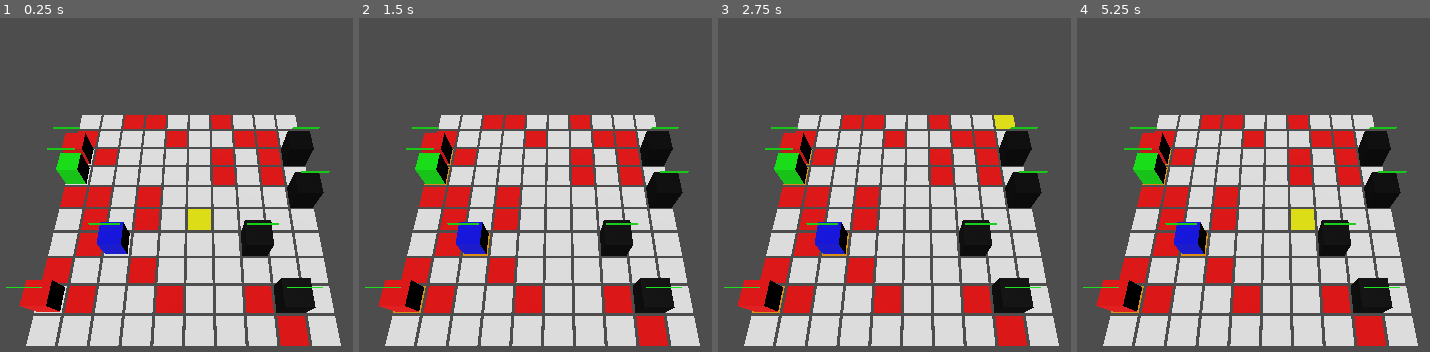
Above: before the commit, frames 1-4 (left to right).
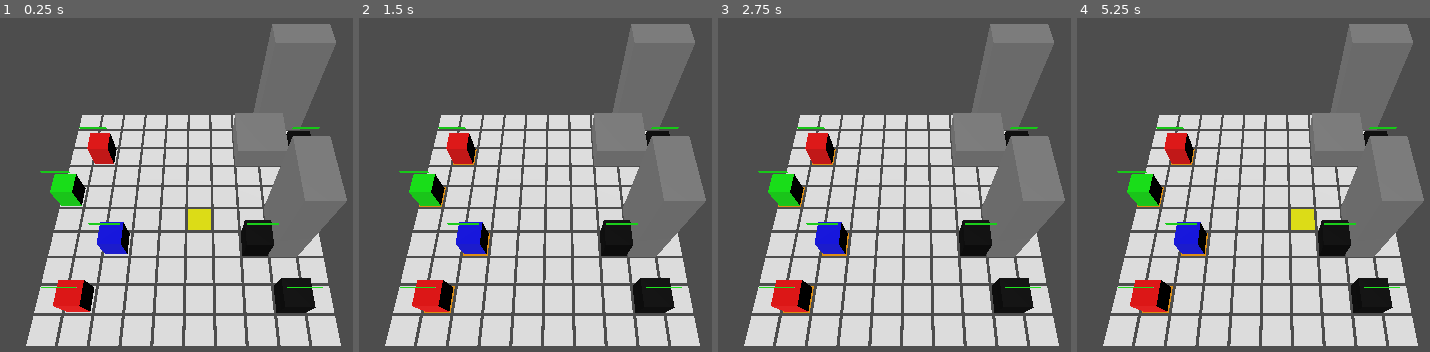
Above: after the commit, the same moments.

Repository: JGilheany/AngelTactics
Game: Godot game, scene res://scenes/main/main.tscn
Two runs of this game, one before a commit and one after it. Both use one fixed random seed, a clock stepped at 60 frames per second and the inputs below.
Inputs (mouse positions are in pixels of both pictures, inside the frame that each line leads up to):
- Up to frame 1 (0.25 s): no input
- Up to frame 2 (1.5 s): tap Enter at 0.5 s; move the mouse to (outside the picture) at 0.52 s; click (outside the picture) at 0.67 s; tap Space at 0.77, 1.25 s; move the mouse to (397, 241) at 1.27 s; click (397, 241) at 1.42 s
- Up to frame 3 (2.75 s): tap Space at 1.52 s; tap Enter at 2 s; move the mouse to (996, 121) at 2.02 s; click (996, 121) at 2.17 s
- Up to frame 4 (5.25 s): tap Space at 2.75, 3.02, 3.77, 4.25, 4.52 s; move the mouse to (1235, 308) at 2.77 s; click (1235, 308) at 2.92 s; tap Enter at 3.5 s; move the mouse to (outside the picture) at 3.52 s; click (outside the picture) at 3.67 s; move the mouse to (outside the picture) at 4.27 s; click (outside the picture) at 4.42 s; move the mouse to (1317, 218) at 5.02 s; click (1317, 218) at 5.17 s

The runs differ from the first frame. In frame 1, 24% of the frame differs, in the area x 1-99%, y 1-99%; in frame 2, 24%; in frame 3, 24%; in frame 4, 24%.

Commit message:
Added buildings + marked building tiles as impassable, removed placeholder red impassable tiles

Diff:
--- /dev/null
+++ b/scenes/maps/building.tscn
@@ -0,0 +1,32 @@
+[gd_scene load_steps=5 format=3 uid="uid://b1yvi5mum2rog"]
+
+[sub_resource type="GDScript" id="GDScript_wdfdf"]
+
+[sub_resource type="BoxMesh" id="BoxMesh_qgilm"]
+size = Vector3(0.8, 1, 0.8)
+
+[sub_resource type="BoxShape3D" id="BoxShape3D_qgilm"]
+size = Vector3(0.8, 1, 0.8)
+
+[sub_resource type="BoxShape3D" id="BoxShape3D_6e3tn"]
+size = Vector3(1, 1.2, 1)
+
+[node name="Building" type="Node3D"]
+script = SubResource("GDScript_wdfdf")
+
+[node name="MeshInstance3D" type="MeshInstance3D" parent="."]
+mesh = SubResource("BoxMesh_qgilm")
+
+[node name="StaticBody3D" type="StaticBody3D" parent="."]
+collision_layer = 2
+collision_mask = 0
+
+[node name="CollisionShape3D" type="CollisionShape3D" parent="StaticBody3D"]
+shape = SubResource("BoxShape3D_qgilm")
+
+[node name="Area3D" type="Area3D" parent="."]
+collision_layer = 2
+collision_mask = 0
+
+[node name="CollisionShape3D" type="CollisionShape3D" parent="Area3D"]
+shape = SubResource("BoxShape3D_6e3tn")
--- /dev/null
+++ b/scenes/maps/city.tscn
@@ -0,0 +1,6 @@
+[gd_scene load_steps=2 format=3 uid="uid://dnd3bg1821k2f"]
+
+[ext_resource type="Script" uid="uid://i634sgew02uu" path="res://scripts/systems/city.gd" id="1_vngj4"]
+
+[node name="City" type="Node3D"]
+script = ExtResource("1_vngj4")
--- /dev/null
+++ b/scenes/maps/city/Building1x4x2.gd
@@ -0,0 +1,36 @@
+
+extends Node3D
+
+@export var size_x: int = 1   # tiles along X (east–west)
+@export var floors: int = 4   # how many Y layers to block (0 = ground only => set to 1)
+@export var size_z: int = 2   # tiles along Z (north–south)
+
+
+func _ready():
+	_block_footprint()
+
+func _block_footprint():
+	var grid: Grid = get_node("/root/CombatScene/Grid") # adjust path if needed
+	if grid == null:
+		push_error("Grid node not found in scene tree.")
+		return
+
+	# Convert this building's world pos -> grid x/z. Your tile_size is ~1, so floor() is fine.
+	var origin_x := int(floor(global_transform.origin.x / grid.tile_size) + 1 ) #The one is here because without it, the building blockage shifts a tile to the left
+
+	var origin_z := int(floor(global_transform.origin.z / grid.tile_size))
+
+
+	# Choose which Y layers to block. For ground only, use 0..0. For N floors, 0..(floors-1).
+	var y_start := 0
+	var y_end_exclusive: int = max(1, floors)
+
+	for y in range(y_start, y_end_exclusive):
+		for dx in range(size_x):
+			for dz in range(size_z):
+				var gp := Vector3i(origin_x + dx, y, origin_z + dz)
+				var tile := grid.get_tile(gp)  # <-- the safe, canonical way
+				if tile:
+					tile.is_walkable = false
+					tile.movement_cost = 999
+					tile.update_appearance()
--- /dev/null
+++ b/scenes/maps/city/Building1x4x2.tscn
@@ -0,0 +1,16 @@
+[gd_scene load_steps=3 format=3 uid="uid://dqkrqtnym6feo"]
+
+[ext_resource type="Script" uid="uid://ca3jjrql6n8tj" path="res://scenes/maps/city/Building2x1x2.gd" id="1_6u8pe"]
+
+[sub_resource type="BoxMesh" id="BoxMesh_nle0m"]
+size = Vector3(1, 4, 2)
+
+[node name="Building4x2" type="Node3D"]
+script = ExtResource("1_6u8pe")
+size_x = 1
+floors = 4
+
+[node name="MeshInstance3D" type="MeshInstance3D" parent="."]
+transform = Transform3D(1, 0, 0, 0, 1, 0, 0, 0, 1, 1, 2, 0.5)
+mesh = SubResource("BoxMesh_nle0m")
+skeleton = NodePath("")
--- /dev/null
+++ b/scenes/maps/city/Building2x1x2.gd
@@ -0,0 +1,36 @@
+
+extends Node3D
+
+@export var size_x: int = 2   # tiles along X (east–west)
+@export var floors: int = 1   # how many Y layers to block (0 = ground only => set to 1)
+@export var size_z: int = 2   # tiles along Z (north–south)
+
+
+func _ready():
+	_block_footprint()
+
+func _block_footprint():
+	var grid: Grid = get_node("/root/CombatScene/Grid") # adjust path if needed
+	if grid == null:
+		push_error("Grid node not found in scene tree.")
+		return
+
+	# Convert this building's world pos -> grid x/z. Your tile_size is ~1, so floor() is fine.
+	var origin_x := int(floor(global_transform.origin.x / grid.tile_size) + 1 ) #The one is here because without it, the building blockage shifts a tile to the left
+
+	var origin_z := int(floor(global_transform.origin.z / grid.tile_size))
+
+
+	# Choose which Y layers to block. For ground only, use 0..0. For N floors, 0..(floors-1).
+	var y_start := 0
+	var y_end_exclusive: int = max(1, floors)
+
+	for y in range(y_start, y_end_exclusive):
+		for dx in range(size_x):
+			for dz in range(size_z):
+				var gp := Vector3i(origin_x + dx, y, origin_z + dz)
+				var tile := grid.get_tile(gp)  # <-- the safe, canonical way
+				if tile:
+					tile.is_walkable = false
+					tile.movement_cost = 999
+					tile.update_appearance()
--- /dev/null
+++ b/scenes/maps/city/Building2x1x2.tscn
@@ -0,0 +1,14 @@
+[gd_scene load_steps=3 format=3 uid="uid://c2b3xqputhsdm"]
+
+[ext_resource type="Script" uid="uid://ca3jjrql6n8tj" path="res://scenes/maps/city/Building2x1x2.gd" id="1_casuk"]
+
+[sub_resource type="BoxMesh" id="BoxMesh_nle0m"]
+size = Vector3(2, 1, 2)
+
+[node name="Building4x2" type="Node3D"]
+script = ExtResource("1_casuk")
+
+[node name="MeshInstance3D" type="MeshInstance3D" parent="."]
+transform = Transform3D(1, 0, 0, 0, 1, 0, 0, 0, 1, 1.5, 0.5, 0.5)
+mesh = SubResource("BoxMesh_nle0m")
+skeleton = NodePath("")
--- /dev/null
+++ b/scenes/maps/city/Building2x4x1.gd
@@ -0,0 +1,36 @@
+
+extends Node3D
+
+@export var size_x: int = 2   # tiles along X (east–west)
+@export var floors: int = 4   # how many Y layers to block (0 = ground only => set to 1)
+@export var size_z: int = 1   # tiles along Z (north–south)
+
+
+func _ready():
+	_block_footprint()
+
+func _block_footprint():
+	var grid: Grid = get_node("/root/CombatScene/Grid") # adjust path if needed
+	if grid == null:
+		push_error("Grid node not found in scene tree.")
+		return
+
+	# Convert this building's world pos -> grid x/z. Your tile_size is ~1, so floor() is fine.
+	var origin_x := int(floor(global_transform.origin.x / grid.tile_size) + 1 ) #The one is here because without it, the building blockage shifts a tile to the left
+
+	var origin_z := int(floor(global_transform.origin.z / grid.tile_size))
+
+
+	# Choose which Y layers to block. For ground only, use 0..0. For N floors, 0..(floors-1).
+	var y_start := 0
+	var y_end_exclusive: int = max(1, floors)
+
+	for y in range(y_start, y_end_exclusive):
+		for dx in range(size_x):
+			for dz in range(size_z):
+				var gp := Vector3i(origin_x + dx, y, origin_z + dz)
+				var tile := grid.get_tile(gp)  # <-- the safe, canonical way
+				if tile:
+					tile.is_walkable = false
+					tile.movement_cost = 999
+					tile.update_appearance()
--- /dev/null
+++ b/scenes/maps/city/Building2x4x1.tscn
@@ -0,0 +1,14 @@
+[gd_scene load_steps=3 format=3 uid="uid://bxv0sxkqpgmgb"]
+
+[ext_resource type="Script" uid="uid://f808qi81cm2j" path="res://scenes/maps/city/Building2x4x1.gd" id="1_faqcw"]
+
+[sub_resource type="BoxMesh" id="BoxMesh_nle0m"]
+size = Vector3(2, 4, 1)
+
+[node name="Building4x2" type="Node3D"]
+script = ExtResource("1_faqcw")
+
+[node name="MeshInstance3D" type="MeshInstance3D" parent="."]
+transform = Transform3D(1, 0, 0, 0, 1, 0, 0, 0, 1, 1.5, 2, 0)
+mesh = SubResource("BoxMesh_nle0m")
+skeleton = NodePath("")
--- /dev/null
+++ b/scripts/systems/city.gd
@@ -0,0 +1,45 @@
+extends Node
+class_name CityBuildingSpawner
+
+var tiles
+var grid_width
+var grid_height
+var tile_size
+
+#input buildings that you want to load (their verticality doesn't matter
+var building_data = [
+	{"scene": preload("res://scenes/maps/city/Building2x4x1.tscn"), "height": 2, "width": 1},
+	{"scene": preload("res://scenes/maps/city/Building2x1x2.tscn"), "height": 2, "width": 2},
+	{"scene": preload("res://scenes/maps/city/Building1x4x2.tscn"), "height": 1, "width": 2}
+]
+
+func spawn_city_buildings():
+	for building in building_data:
+		print("What have we here: ",building)
+		spawn_random_building(building)
+
+
+#if not aligned to grid, check out the 3d inspector for the building and adjust in transformation tab
+func spawn_random_building(building_info: Dictionary):
+	var building = building_info.scene.instantiate()
+	var scale_factor = 1.0
+
+	# Building footprint in tiles
+	var height_tiles = building_info.height
+	var width_tiles = building_info.width
+
+	var spawn_x = randi() % (grid_height - height_tiles)
+	print("Spawning at ",spawn_x)
+	var spawn_z = randi() % (grid_width - width_tiles)
+	print("Spawning at ",spawn_z)
+
+
+	var buildingspawnx = spawn_x * tile_size #tile_size does equal 1 but still
+	var buildingspawnz = spawn_z * tile_size
+	# Convert tile coordinates to world coordinates
+	var tile_position = Vector3((buildingspawnx), 0, (buildingspawnz)) #hardcoded 0.5 to counteract weird offset
+	print("Spawning at ", tile_position)
+	building.scale = Vector3(scale_factor, 1, scale_factor)
+	building.position = tile_position  # ✅ Use actual world position
+
+	add_child(building)
--- a/scripts/systems/grid.gd
+++ b/scripts/systems/grid.gd
@@ -8,7 +8,7 @@
 # Other objects (like CombatScene) can listen for this signal
 signal tile_selected(tile)
 
-# EXPORTED VARIABLES: These appear in Godot Inspector and can be tweaked per-grid
+# EXPORTED VARIABLES:
 @export var grid_width: int = 10     # How many tiles wide the grid is
 @export var grid_height: int = 10  # How many tiles tall the grid is
 @export var grid_depth: int = 5  # number of vertical layers
@@ -16,20 +16,37 @@
 
 
 # INTERNAL VARIABLES: Used by the script but not visible in Inspector
-var tiles: Array = []  # 3D array tiles[x][y][z]
+@export var tiles: Array = []  # 3D array tiles[x][y][z]
 var current_layer: int = 0
 
 # Pre-loads the Tile scene file so we can create instances of it
 # preload() happens at compile time - more efficient than load()
 var tile_scene = preload("res://scenes/maps/tile.tscn")
 
+
 # Reference to the "Tiles" child node that will hold all our tile instances
 @onready var tiles_container = $Tiles
+@onready var building_spawner = CityBuildingSpawner.new()
 
 # _ready() runs once when this Grid is added to the scene
 func _ready():
-		generate_grid()    # Create all the tiles immediately
-		set_visible_layer(0)
+	generate_grid()    # Create all the tiles immediately
+
+
+
+	# Pass grid data to spawner
+	building_spawner.tiles = tiles
+	building_spawner.grid_height = grid_height
+	building_spawner.grid_width = grid_width
+
+	building_spawner.tile_size = tile_size
+
+	add_child(building_spawner)
+	building_spawner.spawn_city_buildings()
+
+
+
+	set_visible_layer(0)
 
 
 
@@ -64,18 +81,20 @@
 				)
 
 				# Walkability rules
-				if y == 0:
-					if randf() < 0.2:
-						tile_instance.is_walkable = false
-						tile_instance.movement_cost = 999
-						print("🟥 Blocked tile at ", grid_pos)
-					else:
-						tile_instance.is_walkable = true
-						tile_instance.movement_cost = 1
-						print("🟩 Walkable tile at ", grid_pos)
-				else:
-					tile_instance.is_walkable = false
-					tile_instance.movement_cost = 999
+				#if y == 0:
+					#if randf() < 0.2:
+						#tile_instance.is_walkable = false
+						#tile_instance.movement_cost = 999
+						#print("🟥 Blocked tile at ", grid_pos)
+					#else:
+						#tile_instance.is_walkable = true
+						#tile_instance.movement_cost = 1
+						#print("🟩 Walkable tile at ", grid_pos)
+				#else:
+					#tile_instance.is_walkable = false
+					#tile_instance.movement_cost = 999
+
+
 
 				# Add tile to container
 				tiles_container.add_child(tile_instance)
@@ -90,6 +109,8 @@
 
 				# Store tile in 3D array
 				tiles[x][y].append(tile_instance)
+
+
 
 
 # Called automatically when any tile in the grid is clicked
@@ -132,14 +153,6 @@
 	# Returns true only if: x is 0 or greater AND x is less than grid_width
 	#                  AND: y is 0 or greater AND y is less than grid_height
 
-# COORDINATE CONVERSION: Convert world position (3D space) to grid coordinates
-# Useful for placing units or converting mouse clicks to grid positions
-func world_to_grid(world_pos: Vector3) -> Vector2i:
-	return Vector2i(
-		int(round(world_pos.x / tile_size)),    # Convert X world position to grid X
-		int(round(world_pos.z / tile_size))     # Convert Z world position to grid Y
-	)
-	# round() handles floating point precision, int() converts to integer
 
 # COORDINATE CONVERSION: Convert grid coordinates to world position (3D space)
 # Useful for positioning units or camera focus
@@ -147,7 +160,15 @@
 	return Vector3(
 		grid_pos.x * tile_size,    # Grid X becomes world X
 		0,                         # Y is always 0 (ground level)
-		grid_pos.y * tile_size     # Grid Y becomes world Z
+		grid_pos.y * tile_size)     # Grid Y becomes world Z
+
+# COORDINATE CONVERSION: Convert world position (3D space) to grid coordinates
+# Useful for placing units or converting mouse clicks to grid positions
+func world_to_grid(world_pos: Vector3) -> Vector3i:
+	return Vector3i(
+		int(floor(world_pos.x / tile_size)),
+		0,
+		int(floor(world_pos.z / tile_size))
 	)
 
 # PATHFINDING HELPER: Get all tiles adjacent to a given position
@@ -285,3 +306,12 @@
 	current_layer = clamp(current_layer + delta, 0, grid_depth - 1)
 	set_visible_layer(current_layer)
 	print("📐 Now viewing layer %d" % current_layer)
+
+
+
+
+func world_to_tile(world_pos: Vector3) -> Vector3i:
+	var tile_x = int(floor(world_pos.x / tile_size))
+	var tile_y = int(floor(world_pos.y / tile_size)) # if you care about vertical tiles
+	var tile_z = int(floor(world_pos.z / tile_size))
+	return Vector3i(tile_x, tile_y, tile_z)
--- a/scripts/systems/tile.gd
+++ b/scripts/systems/tile.gd
@@ -49,7 +49,7 @@
 
 # Creates all the different colored materials for tile states
 func setup_materials():
-	print("TILE ", grid_position, ": Setting up materials...")
+	#print("TILE ", grid_position, ": Setting up materials...")
 
 	# Default material
 	default_material = StandardMaterial3D.new()
Not shown, added: scenes/maps/city/Building1x4x2.gd.uid
Not shown, added: scenes/maps/city/Building2x1x2.gd.uid
Not shown, added: scenes/maps/city/Building2x4x1.gd.uid
Not shown, added: scripts/systems/city.gd.uid
